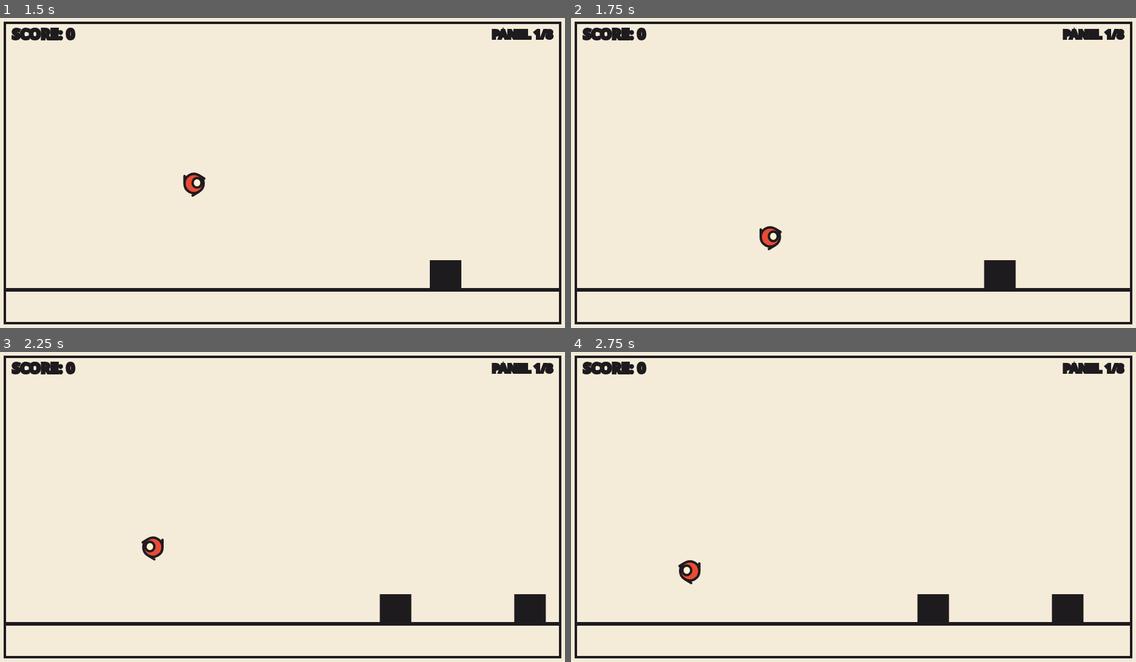
Above: before the commit, frames 1-4 (two rows, left to right).
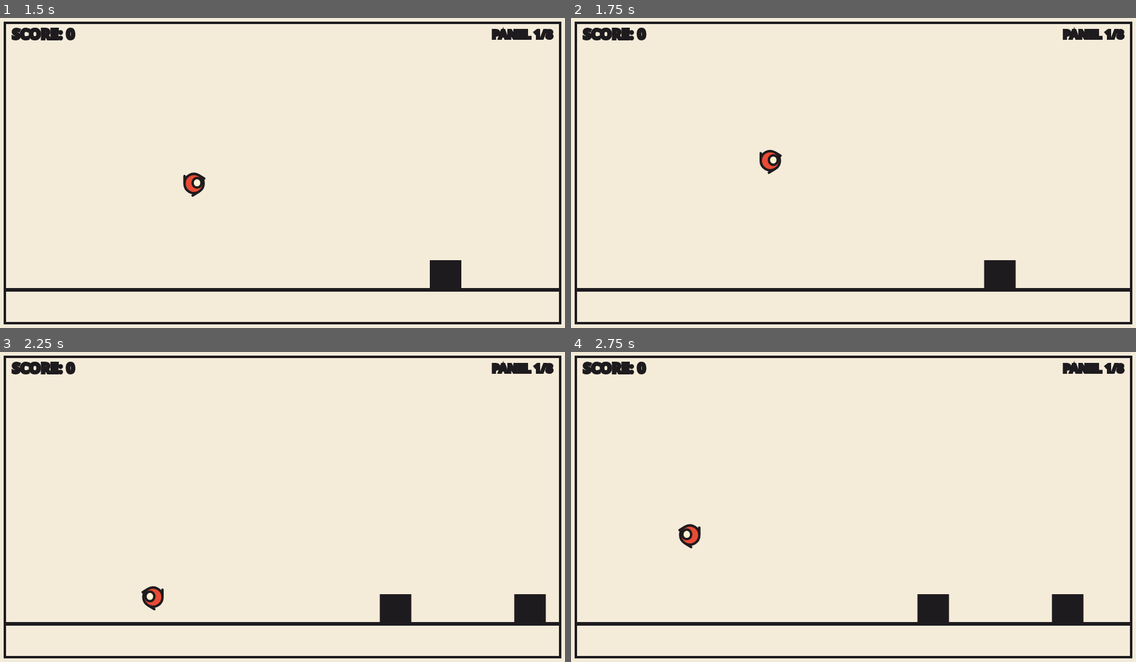
Above: after the commit, the same moments.

Repository: rfrondorf12/ai-girlies-jam-game
Game: browser game, page index.html
Two runs of this game, one before a commit and one after it. Both use one fixed random seed, a clock stepped at 60 frames per second and the inputs below.
Inputs:
- Up to frame 1 (1.5 s): hold Right from 1.03 s (still down); tap Space at 1.1 s
- Up to frame 2 (1.75 s): release Right at 1.53 s; hold Down from 1.58 s (still down); tap Space at 1.6 s
- Up to frame 3 (2.25 s): release Down at 1.85 s; hold Left from 1.9 s (still down); tap Space at 2.1 s
- Up to frame 4 (2.75 s): release Left at 2.47 s; tap W at 2.52 s; hold Up from 2.52 s (still down); tap Space at 2.6 s

Frame 1 is identical in both runs. In frame 2, 0.4% of the frame differs, in the area x 33-38%, y 42-75%; in frame 3, 0.4%; in frame 4, 0.4%.

Commit message:
m3-feel: Up/W jump + double jump
Co-Authored-By: Claude Code <noreply@anthropic.com>

Diff:
--- a/main.js
+++ b/main.js
@@ -1,7 +1,8 @@
 // M2 loop: 8-panel comic runner with spawning monsters, stomp, slash, score, and instant restart.
 import {
   PLAYFIELD_W, PLAYFIELD_H, PANEL_MARGIN, GROUND_Y, GROUND_THICKNESS, OUTLINE_WIDTH, MAX_DT,
-  GRAVITY, MAX_FALL_SPEED, JUMP_VELOCITY, MOVE_SPEED, PLAYER_W, PLAYER_H, PLAYER_START_X,
+  GRAVITY, MAX_FALL_SPEED, JUMP_VELOCITY, MAX_JUMPS, DOUBLE_JUMP_VELOCITY,
+  MOVE_SPEED, PLAYER_W, PLAYER_H, PLAYER_START_X,
   SHAPE_ROUND, EYE_OFFSET_X, EYE_OFFSET_Y, EYE_RADIUS_X, EYE_RADIUS_Y,
   SLASH_DURATION, SLASH_REACH, SLASH_THICKNESS, SLASH_ARC_SPREAD, SLASH_SAMPLES, SHOULDER_HEIGHT,
   MONSTER_W, MONSTER_H, MONSTER_SPEED, BASE_MONSTERS_PER_PANEL, SPAWN_INTERVAL, SPAWN_PANEL_MULTIPLIER,
@@ -23,7 +24,7 @@
 // ---------------------------------------------------------------------------
 
 // player.y is the bottom of the hero (its feet), not its top.
-const player = { x: 0, y: 0, vx: 0, vy: 0, facing: 1, grounded: false, slashTimer: 0 };
+const player = { x: 0, y: 0, vx: 0, vy: 0, facing: 1, grounded: false, slashTimer: 0, jumpsUsed: 0 };
 const monsters = [];
 
 let panel = 1;                // current comic panel, 1 through 8
@@ -33,7 +34,7 @@
 let panelClearTimer = 0;      // >0 while "PANEL N CLEARED!" is shown
 let gameOver = false;         // run has ended: physics freezes, the panel keeps drawing
 let victory = false;          // all 8 panels cleared
-let jumpQueued = false;       // a Space press waiting for update() to spend on a jump
+let jumpQueued = false;       // a Space / ArrowUp / KeyW press waiting for update() to spend on a jump
 let slashQueued = false;      // a '/' press waiting for update() to spend on a swing
 
 function monstersPerPanel(p) {
@@ -59,6 +60,7 @@
   player.facing = 1;
   player.grounded = true;
   player.slashTimer = 0;
+  player.jumpsUsed = 0;
   monsters.length = 0;
   panel = 1;
   spawnedThisPanel = 0;
@@ -77,14 +79,15 @@
 // ---------------------------------------------------------------------------
 
 const held = new Set();
-const BLOCKED = new Set(['ArrowLeft', 'ArrowRight', 'ArrowUp', 'ArrowDown', 'Space', 'Slash']);
+const JUMP_KEYS = new Set(['Space', 'ArrowUp', 'KeyW']);
+const BLOCKED = new Set(['ArrowLeft', 'ArrowRight', 'ArrowUp', 'ArrowDown', 'Space', 'Slash', 'KeyW']);
 
 addEventListener('keydown', (e) => {
   if (BLOCKED.has(e.code)) e.preventDefault();
   held.add(e.code);
   if (e.repeat) return;
-  // Space jumps while running, and retries once the run is over.
-  if (e.code === 'Space') {
+  // Space, Up arrow and W all jump while running, and retry once the run is over.
+  if (JUMP_KEYS.has(e.code)) {
     if (gameOver || victory) reset();
     else jumpQueued = true;
   }
@@ -176,9 +179,11 @@
   player.x = Math.min(PLAYFIELD_W - halfW, Math.max(halfW, player.x));
 
   // --- jump ---
-  if (jumpQueued && player.grounded) {
-    player.vy = JUMP_VELOCITY;
+  // The first jump uses JUMP_VELOCITY; the second, mid-air tap is weaker.
+  if (jumpQueued && player.jumpsUsed < MAX_JUMPS) {
+    player.vy = player.jumpsUsed === 0 ? JUMP_VELOCITY : DOUBLE_JUMP_VELOCITY;
     player.grounded = false;
+    player.jumpsUsed++;
   }
   jumpQueued = false;
 
@@ -210,6 +215,7 @@
       player.y = mTop;
       player.vy = STOMP_BOUNCE_VELOCITY;
       player.grounded = true;
+      player.jumpsUsed = 0;
       killMonster(m);
       break;
     }
@@ -220,6 +226,7 @@
     player.y = GROUND_Y;
     player.vy = 0;
     player.grounded = true;
+    player.jumpsUsed = 0;
   }
 
   // --- side contact / overlap ---
--- a/tuning.js
+++ b/tuning.js
@@ -13,6 +13,8 @@
 export const GRAVITY = 2200;         // downward acceleration in units per second squared
 export const MAX_FALL_SPEED = 1400;  // terminal falling speed, keeps the fall readable
 export const JUMP_VELOCITY = -820;   // upward launch speed on jump (negative is up)
+export const MAX_JUMPS = 2;          // jumps allowed before the player must touch ground again
+export const DOUBLE_JUMP_VELOCITY = -560; // upward speed of the second, weaker mid-air jump
 export const MOVE_SPEED = 260;       // horizontal run speed in units per second
 export const PLAYER_W = 46;          // player width
 export const PLAYER_H = 56;          // player height
